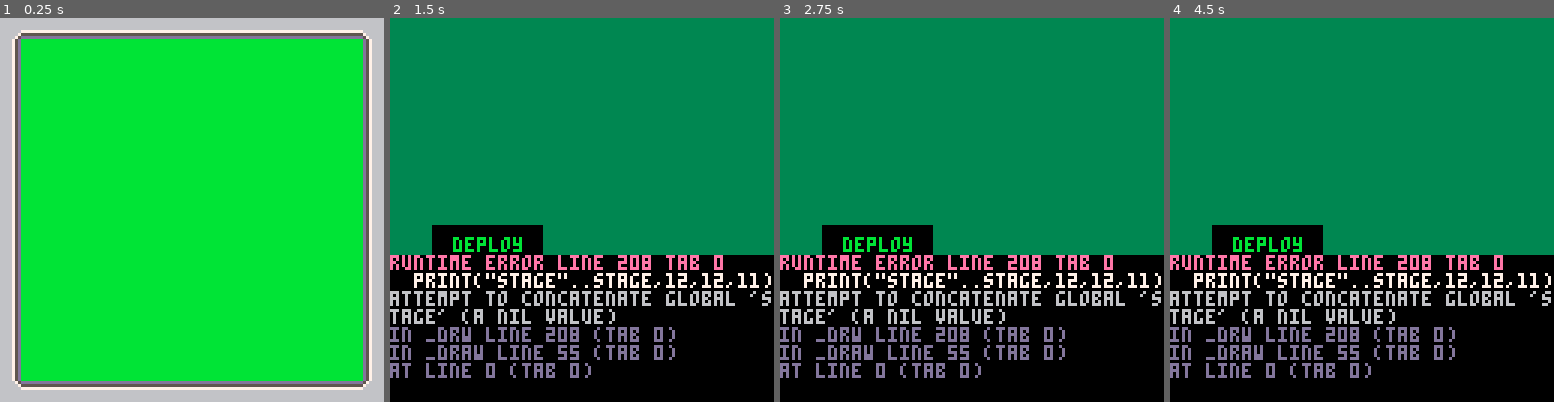
Above: before the commit, frames 1-4 (left to right).
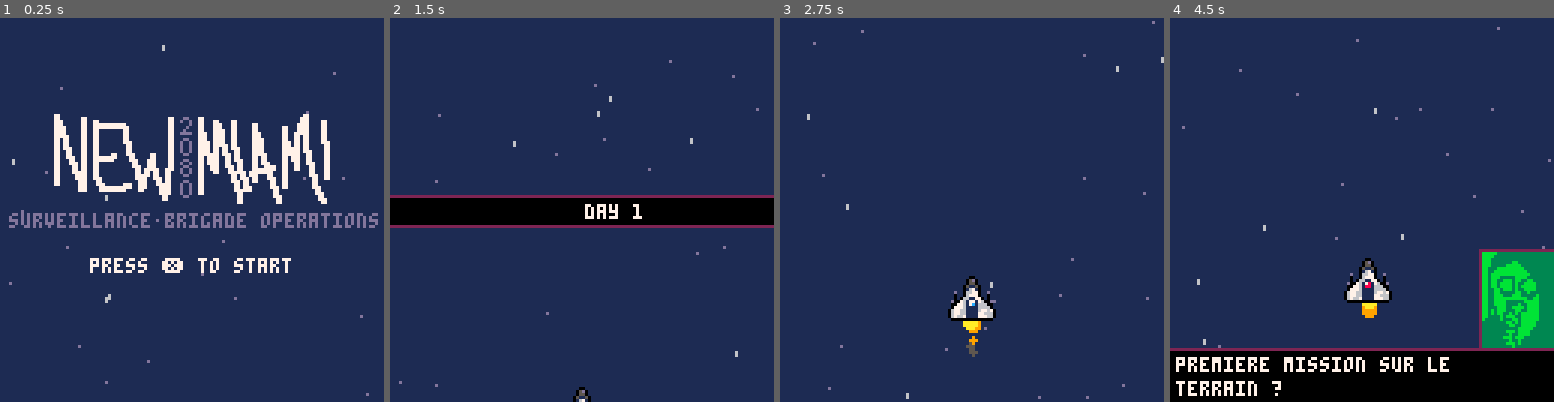
Above: after the commit, the same moments.

Repository: aureliendossantos/new-miami-2080
Game: PICO-8 cartridge miami2080.p8
The game is run twice, just before and just after one commit, with the same random seed, the same clock (stepped at 60 frames per second) and the same inputs.
Inputs:
- Up to frame 1 (0.25 s): no input
- Up to frame 2 (1.5 s): tap X (X key) at 0.33, 1.07 s; tap O (Z key) at 0.7 s
- Up to frame 3 (2.75 s): hold Right 1.6-2.1 s; tap O (Z key) at 1.7, 2.1, 2.5 s; tap X (X key) at 1.85 s; hold Up 2.15-2.42 s; hold Right from 2.47 s (still down)
- Up to frame 4 (4.5 s): tap O (Z key) every 0.4 s from 2.9 to 4.1 s; tap X (X key) at 2.97, 4.08 s; release Right at 3.03 s; hold Left 3.08-3.58 s; hold Down 3.63-3.97 s; hold Right from 4.02 s (still down)

The runs differ from the first frame. In frame 1, 100% of the frame differs, in the area x 0-100%, y 0-100%; in frame 2, 100%; in frame 3, 100%; in frame 4, 89%.
Error before the commit: runtime error line 208 tab 0; print("stage"..stage,12,12,11); attempt to concatenate global 'stage' (a nil value)

Commit message:
le bout du tunnel ?

Diff:
--- a/miami2080.p8
+++ b/miami2080.p8
@@ -1,13 +1,14 @@
 pico-8 cartridge // http://www.pico-8.com
 version 26
 __lua__
---miami 2080
+--new miami 2080
 --surveillance brigade operations
 
 function _init()
+ palette()
  first_time_map=true
  cur_threats={}
- stage=1
+ stage=0
  --particles
  dust,dust_front={},{}
  dust_col={5,9,9,10}
@@ -15,13 +16,10 @@
  glit = {}
  glit.t=0
 
- --state
- _upd=update_map
- _drw=draw_map
- init_map()
-
  init_database()
  dtb_init()
+
+ title_t=0
 
  offset=0
  t=0
@@ -30,6 +28,15 @@
 
  --temp angle
  a=0
+
+ --state
+ init_shmup()
+ _upd=update_shmup
+ _drw=draw_shmup
+end
+
+function palette()
+	pal({1,1,5,5,5,6,7,13,6,7,7,6,13,6,7}, 0)
 end
 
 --scene gameover
@@ -50,12 +57,14 @@
  update_input()
  dtb_update()
  _upd()
+ update_bubble()
  --this must be at the end
  update_released()
 end
 
 function _draw()
  _drw()
+ draw_bubble()
  dtb_draw()
 end
 
@@ -259,6 +268,7 @@
  e_bullets={}
  enemies={}
  explosions={}
+ create_stars()
  wave=0
  notif_text=""
  notif_t=0
@@ -273,6 +283,7 @@
 	update_enemies()
 	update_bullets()
 	update_explosions()
+	update_stars()
 	wave_manager()
 	for d in all(dust) do
   d:update()
@@ -283,9 +294,14 @@
 end
 
 function wave_manager()
-	if wave==0 then
+	if stage==0 then
+	 update_title()
+	elseif wave==0 then
 	 update_stage_start()
-	else
+	elseif not text_mode and wave==#stages[stage]+1 then
+		init_bubble()
+		wave+=1
+	elseif wave<=#stages[stage] then
 		local info=stages[stage][wave]
 		--decrease wave timer
 		if type(info[5])=="number" then
@@ -303,8 +319,8 @@
 		  spawn_enemies(info[1],enemy[info[2]],info[3],info[4])
 		 end
 		 --next wave
-		 wave=min(#stages[stage],wave+1)
-		 --wave+=1
+		 --wave=min(#stages[stage],wave+1)
+		 wave+=1
 		end
 	end
 end
@@ -319,8 +335,26 @@
 	end
 end
 
+function update_title()
+ if btnp(❎) then
+ 	stage=1
+ 	sfx(1)
+ end
+ title_t+=0.15
+end
+
+function draw_title()
+ local col=7
+ if (flr(title_t)%7>3) col=6
+ if (flr(title_t)%7==5) col=13
+	spr(196,15,30,12,4)
+	print("surveillance brigade operations",3,65,13)
+ print("press ❎ to start",30,80,col)
+end
+
 function draw_shmup()
-	cls()
+	cls(1)
+	draw_stars()
 	for d in all(dust) do
   d:draw()
  end
@@ -347,10 +381,14 @@
 		--rectfill(b.x+b.x1,b.y+b.y1,b.x+b.x1+b.w,b.y+b.y1+b.h)
 	end
 	--rectfill(p.x+p.x1,p.y+p.y1,p.x+p.x1+p.w,p.y+p.y1+p.h)
-	for i=1,p.life do
-		spr(80,i*8,1)
-	end
-	draw_money()
+	if stage==0 then
+	 draw_title()
+	elseif stage>1 then
+	 for i=1,p.life do
+		 spr(80,i*8,1)
+		 draw_money()
+	 end
+	end
 	draw_bosslife()
 	draw_notif(notif_text,notif_t)
 end
@@ -793,15 +831,10 @@
    {3,1,80,1},
    {"pas mal.","enfin, y a pas de quoi etre fier non plus,","mais c'est pas mal.","y en a d'autres qui arrivent.","plein de petits points rouges."},
    {2,1,60,2},
-   {4,1,100,3,6},
-   {2,1,80,1,6},
-   {1,1,8,1,6},
-   {"ah ben, je vois deja plus personne.","c'etait du bon travail.","alors euh, bienvenue dans la brigade.","tu peux rentrer, il faut que tu dises bonjour au colonel."},
-   {function()
-	   _upd=update_map
-	   _drw=draw_map
-	   init_map()
-   end}
+   {3,1,100,3},
+   {2,1,80,1},
+   {1,1,8,1,20},
+   {"ah ben, je vois deja plus personne.","c'etait du bon travail.","alors euh, bienvenue dans la brigade.","tu peux rentrer, il faut que tu dises bonjour au colonel."}
   },
   {
    --{1,4,-40,4},
@@ -854,11 +887,11 @@
 	if (btn➡️) ix+=1
 	if (btn⬆️) iy-=1
 	if (btn⬇️) iy+=1
-	if ix~=0 and iy~=0 and btn🅾️ then
+	if ix~=0 and iy~=0 then
 	 ix*=0.8
 	 iy*=0.8
-	 speed=p.speed*0.6
-	elseif btn🅾️ then
+	end
+	if btn🅾️ then
 		speed=p.speed*0.6
 	else
 	 speed=p.speed
@@ -869,15 +902,17 @@
 	 p.x=mid(-6,p.x+ix*speed,118)
 	 p.y=mid(-8,p.y+iy*speed,115)
 	end
+	--transition de sortie
+	if (bubble_mode) p.y-=bubble_t*3
 	--weapons
 	p.wep1_t+=1
 	p.wep2_t+=1
 	if btn🅾️ then
-	 if p.wep2_t>=p.wep2_t_max then
+	 if p.wep2_t>=p.wep2_t_max and wave~=0 then
 	  shoot(secondary[eqp[3]],4,-2)
 	  p.wep2_t=0
 	 end
-	elseif btn❎ and p.wep1_t>=p.wep1_t_max then
+	elseif btn❎ and p.wep1_t>=p.wep1_t_max and wave~=0 then
 	 shoot(weapon[eqp[2]],-2,2)
 	 shoot(weapon[eqp[2]],10,2)
 	 p.wep1_t=0
@@ -885,8 +920,9 @@
 	--collision
 	for b in all(e_bullets) do
 		if collision(b,p) and
-		 not p.invincible then
-			p.life-=1
+		not p.invincible and
+		not text_mode then
+			if (stage~=1) p.life-=1
 			p.invincible=true
 			explode(b.x+4,b.y+4)
 			del(e_bullets,b)
@@ -914,7 +950,10 @@
 
 function draw_player()
  if p.inv_t%3==0 then
+  palt(11, true)
+  palt(0, false)
  	spr(animate(p.anim),p.x,p.y,2,2)
+  palt()
  end
 end
 -->8
@@ -1076,24 +1115,26 @@
 end
 
 function update_map()
-	if btnp⬆️ then
-	 map_index=max(1,map_index-1)
-	 blink_t=0
-	end
-	if btnp⬇️ then
-		map_index=min(#cur_threats,map_index+1)
-	 blink_t=0
-	end
-	if btnp❎ then
-	 stage=cur_threats[map_index]
-	 _upd=update_shop
-  _drw=draw_shop
-  init_shop()
+ if trans_t==160 then
+		if btnp⬆️ then
+		 map_index=max(1,map_index-1)
+		 blink_t=0
+		end
+		if btnp⬇️ then
+			map_index=min(#cur_threats,map_index+1)
+		 blink_t=0
+		end
+		if btnp❎ then
+		 stage=cur_threats[map_index]
+		 _upd=update_shop
+	  _drw=draw_shop
+	  init_shop()
+		end
 	end
 
 	blink_t+=0.05
 
-	if first_time_map and trans_t>110 then
+	if first_time_map and trans_t>130 then
 	 local t={"ah c'est elle la nouvelle ?","bon, ben.","salut l'artiste !","bienvenue dans la brigade de surveillance de new miami.","alors comme ca on aime bien dezinguer des aliens ?","...","oui. bon. alors. la mission.","ca c'est l'ecran de controle de la zone a-1."}
 	 for i in all(t) do
 	 	dtb_disp(i)
@@ -1106,14 +1147,15 @@
   first_time_map=false
  end
 
- if trans_t==110 and not first_time_map then
-  dtb_disp("une menace a ete supprimee, bien joue.",next_turn())
+ if trans_t==160 and not first_time_map then
+  next_turn()
  end
 
  trans_t+=1
 end
 
 function next_turn()
+ dtb_disp("une menace a ete supprimee, bien joue.")
  dtb_disp("ajouter qqch ici.")
 end
 
@@ -1163,7 +1205,7 @@
 		print(t,52,107,6)
 	end
 
-	if trans_t>110 then
+	if trans_t>120 then
 		local i=1
 		for cur_t in all(cur_threats) do
 		 --red circle
@@ -1267,11 +1309,11 @@
  if d>0 then
   h=min(height,(d-16)*0.75)
   if d<16 then
-   line(0,64,d*4,64,8)
-   line(127,64,127-d*4,64,8)
+   --line(0,64,d*4,64,2)
+   --line(127,64,127-d*4,64,2)
   else
-   rectfill(0,64-h,127,64+h,8)
-   rect(-1,64-h-2,128,64+h+2,7)
+   rectfill(0,64-h,127,64+h,0)
+   rect(-1,64-h-1,128,64+h+1,2)
   end
   if h>=2 then
    x1=100-(timer*0.5)
@@ -1499,158 +1541,237 @@
 	end
 end
 
-…(155 lines of a section not shown)…
+--stars
+
+function create_stars()
+ stars={}
+ --slow, dark stars
+ for i=1,20 do
+  add(stars,{
+   color = 13,
+   x = rnd(128),
+   y = rnd(128),
+   length=0,
+   speed = rnd(1)+0.4
+  })
+ end
+ --fast, bright stars
+ for i=1,6 do
+  add(stars,{
+   color = 6,
+   x = rnd(128),
+   y = rnd(128),
+   length = 1,
+   speed = rnd(2)+2
+  })
+ end
+end
+
+function update_stars()
+ for star in all(stars) do
+  star.y += star.speed
+  if star.y >= 128 then
+   star.y = rnd(64)-64
+   star.x = rnd(128)
+  end
+ end
+end
+
+function draw_stars()
+ for star in all(stars) do
+  line(star.x,star.y,star.x,star.y+star.length,star.color)
+ end
+end
+
+--bubble transition
+
+function init_bubble()
+	bubble_t=0
+ bubble_mode=true
+end
+
+function update_bubble()
+ if bubble_mode then
+  if bubble_t>2.45 and bubble_t<2.55 then
+   bubble_t+=0.001
+  else
+   bubble_t+=0.05
+  end
+  if bubble_t>=5.1 then
+   bubble_mode=false
+  elseif bubble_t>2.55 then
+   init_map()
+	  _upd=update_map
+	  _drw=draw_map
+  end
+ end
+end
+
+function draw_bubble()
+ if bubble_mode then
+	 for i=0,8 do
+			for j=0,8 do
+	   local x = i*16
+	   local osc = sin(bubble_t/4+j*0.03)
+	   local y = j*16 + bubble_t
+	   circfill(x, y, osc*15, 0)
+	  end
+	 end
+ end
+end
+…(156 lines of a section not shown)…
Not shown, changed: 53 lines of the sprite sheet (__gfx__) section of miami2080.p8
